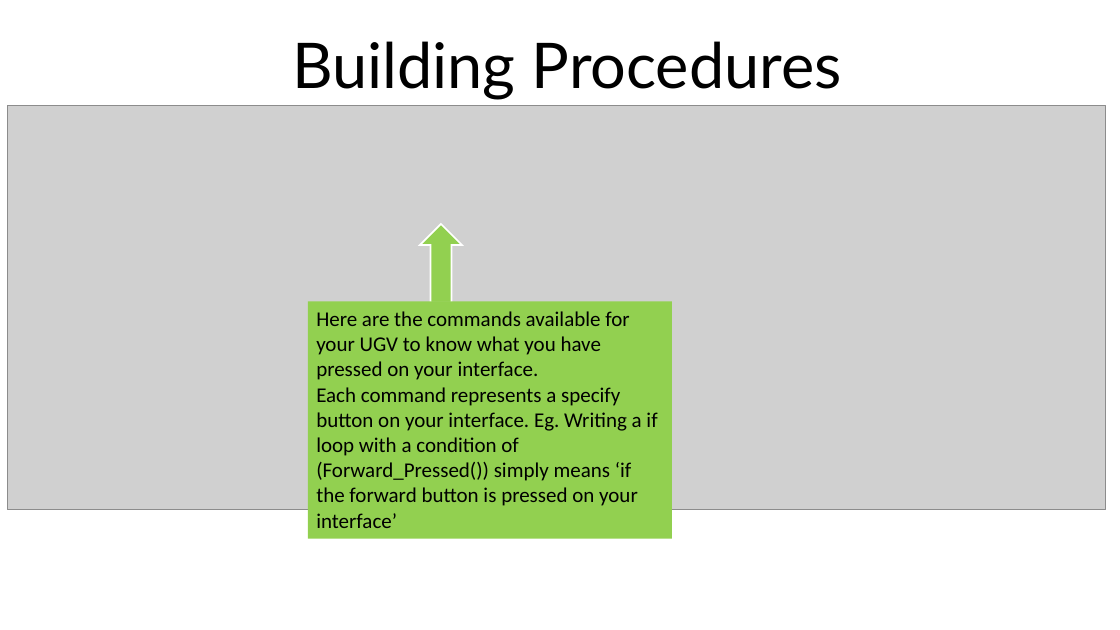
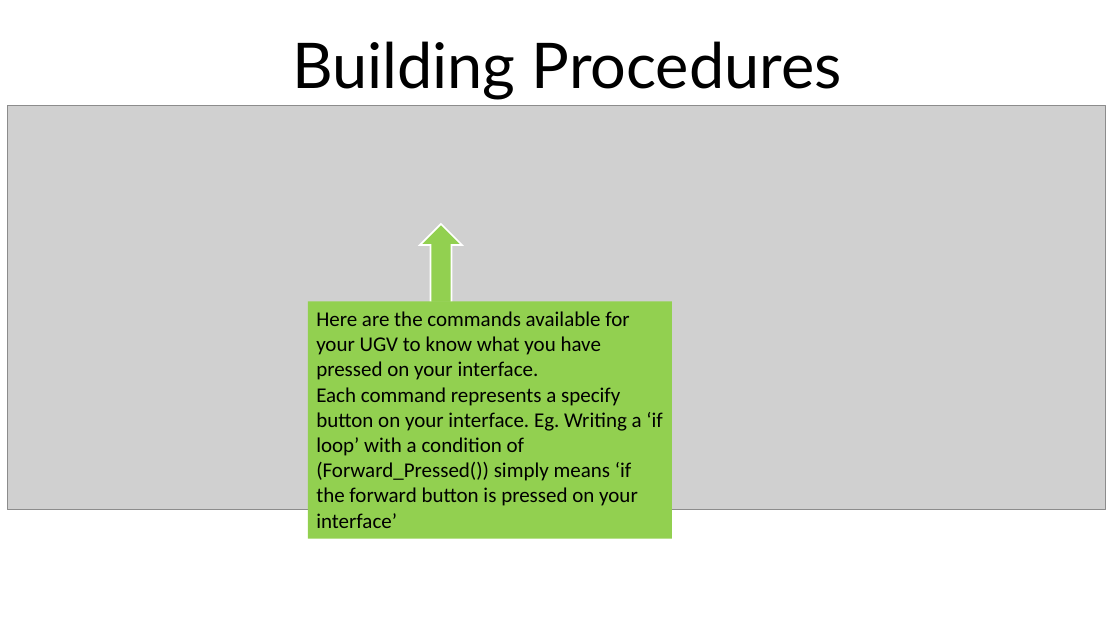
Before and after one commit to ChuaKengPeng/DIP2017, a slide deck: slide 19 of DIP_Phase_1_Lab_Manuals/DIP Lab Manual for Phase 1.pptx (slide 20 before the commit). Drawn at 1120x630 pixels with LibreOffice and Linux fonts; fonts in the diff are those of the drawing; grey boxes stand for pictures. Boxes give left, top, right and bottom in pixels: in the first picture for what was removed or moved away, otherwise in the second. Text is boxed around its words. In the diff, an @@ line names an element or a change of style, - is before the commit and + after.

```diff
--- a/DIP_Phase_1_Lab_Manuals/DIP Lab Manual for Phase 1.pptx
+++ b/DIP_Phase_1_Lab_Manuals/DIP Lab Manual for Phase 1.pptx
@@ text in rectangle at bbox=[316, 387, 662, 528]: text changed @@
-Each command represents a specify button on your interface. Eg. Writing a if loop with a condition of (Forward_Pressed()) simply means ‘if the forward button is pressed on your interface’
+Each command represents a specify button on your interface. Eg. Writing a ‘if loop’ with a condition of (Forward_Pressed()) simply means ‘if the forward button is pressed on your interface’
```
Also in this commit, not shown: 11 other slides changed, 2 slides removed, 2 other files.
